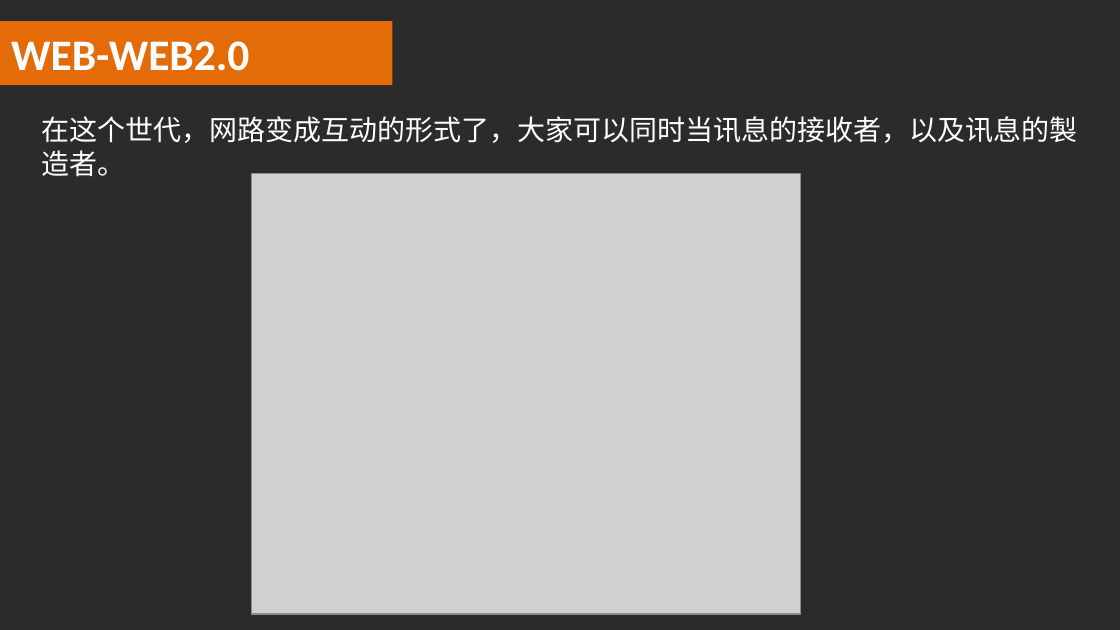
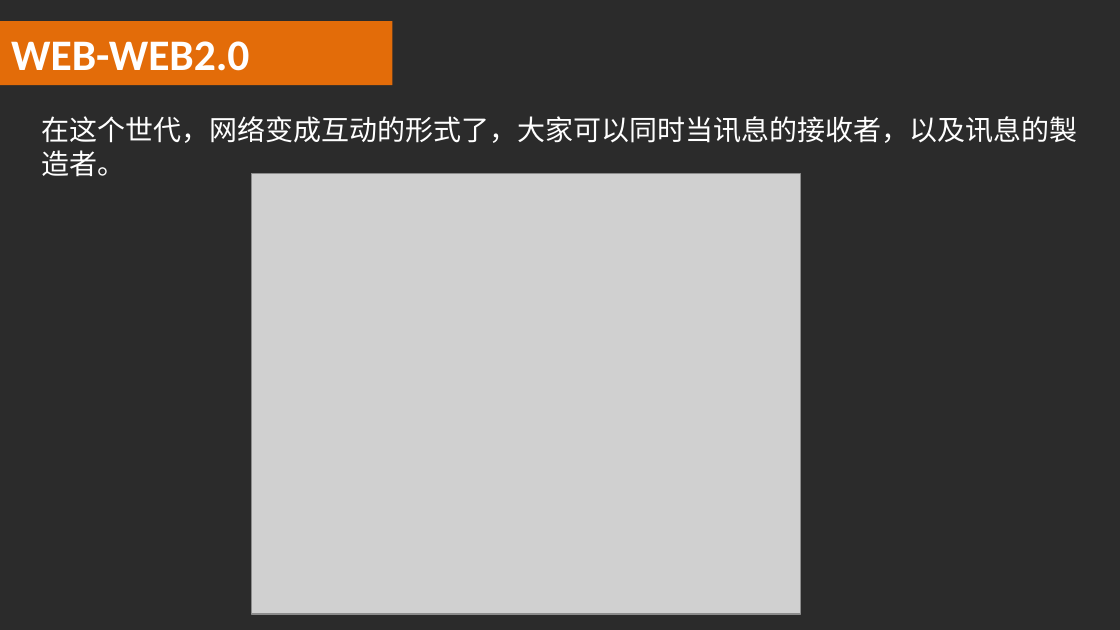
Before and after one commit to luke93h/git-blog, a slide deck: slide 26 of src/大前端简介.pptx. Drawn at 1120x630 pixels with LibreOffice and Linux fonts; fonts in the diff are those of the drawing; grey boxes stand for pictures; background and template pictures are left out; a plain dark background stands for a picture behind light text. Boxes give left, top, right and bottom in pixels: in the first picture for what was removed or moved away, otherwise in the second. Text is boxed around its words. In the diff, an @@ line names an element or a change of style, - is before the commit and + after.

```diff
--- a/src/大前端简介.pptx
+++ b/src/大前端简介.pptx
@@ text at (42, 116, 1078, 177): text changed @@
-在这个世代，网路变成互动的形式了，大家可以同时当讯息的接收者，以及讯息的製造者。
+在这个世代，网络变成互动的形式了，大家可以同时当讯息的接收者，以及讯息的製造者。
```
Also in this commit, not shown: 4 other slides changed, 1 other file.
